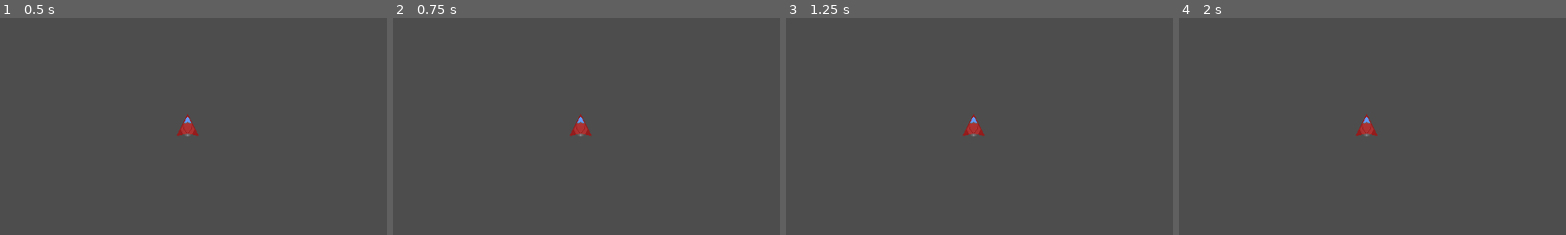
Above: before the commit, frames 1-4 (left to right).
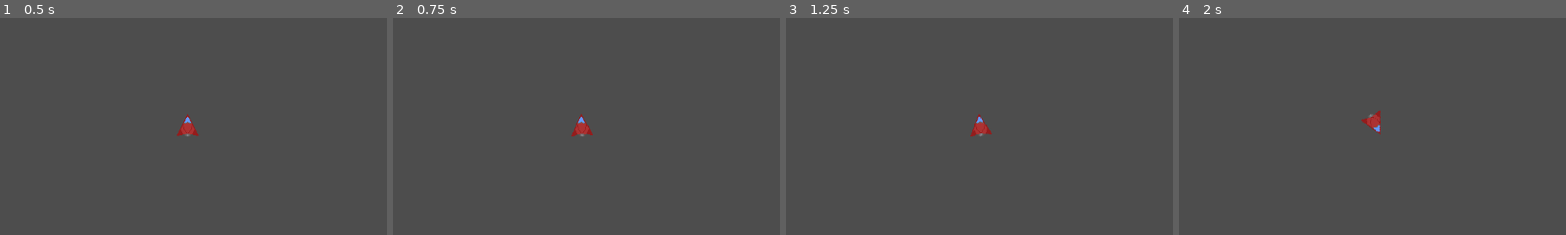
Above: after the commit, the same moments.

Repository: Dcarreon/prototype-air-ride
Game: Godot game, scene res://scenes/game.tscn
Two runs of this game, one before a commit and one after it. Both use one fixed random seed, a clock stepped at 60 frames per second and the inputs below. Before the commit the project has no main scene; this scene is started directly in both runs.
Inputs (mouse positions are % of the whole screen's width and height, from its top left):
- Up to frame 1 (0.5 s): no input
- Up to frame 2 (0.75 s): tap Enter at 0.5 s; move the mouse to (72, 45) at 0.52 s; hold Up (ui_up) from 0.53 s (still down)
- Up to frame 3 (1.25 s): keep holding Up (ui_up)
- Up to frame 4 (2 s): move the mouse to (30, 55) at 1.27 s; release Up (ui_up) at 1.28 s
The pictures show only the part of the screen within x 26-76%, y 25-75%; the shares and areas given below are measured in that part.

Frame 1 is identical in both runs. In frame 2, 0.1% of the frame differs, in the area x 45-52%, y 44-55%; in frame 3, 0.4%; in frame 4, 0.5%, in the area x 45-53%, y 42-55%.

Commit message:
Implemented basic character movement

Diff:
--- a/project.godot
+++ b/project.godot
@@ -11,6 +11,7 @@
 [application]
 
 config/name="Prototype-Air-Ride"
+run/main_scene="res://scenes/game.tscn"
 config/features=PackedStringArray("4.3", "GL Compatibility")
 config/icon="res://icon.svg"
 
--- a/scenes/player_jet.tscn
+++ b/scenes/player_jet.tscn
@@ -1,5 +1,6 @@
-[gd_scene load_steps=4 format=3 uid="uid://dsu6ivcfry3rw"]
+[gd_scene load_steps=5 format=3 uid="uid://dsu6ivcfry3rw"]
 
+[ext_resource type="Script" path="res://scripts/player_jet.gd" id="1_513h0"]
 [ext_resource type="Texture2D" uid="uid://c0wi3c7i87d4x" path="res://assets/racejet-Sheet.png" id="1_c0hbl"]
 
 [sub_resource type="AtlasTexture" id="AtlasTexture_yaa7b"]
@@ -23,11 +24,12 @@
 }]
 
 [node name="PlayerJet" type="CharacterBody2D"]
+script = ExtResource("1_513h0")
 
 [node name="AnimatedSprite2D" type="AnimatedSprite2D" parent="."]
 sprite_frames = SubResource("SpriteFrames_ywvv4")
 animation = &"idle"
-frame_progress = 0.646763
+frame_progress = 0.152708
 
 [node name="CollisionPolygon2D" type="CollisionPolygon2D" parent="."]
 polygon = PackedVector2Array(-16, 16, 0, -16, 0, -16, 16, 16, 0, 13)
--- /dev/null
+++ b/scripts/player_jet.gd
@@ -0,0 +1,15 @@
+extends CharacterBody2D
+
+@onready var sprite: AnimatedSprite2D = $AnimatedSprite2D
+@onready var collision: CollisionPolygon2D = $CollisionPolygon2D
+
+func _physics_process(delta: float) -> void:
+	var angle := global_position.angle_to_point(get_global_mouse_position())
+	var last_global_rotation := global_rotation
+	global_rotation = lerp_angle(last_global_rotation, angle, .05)
+
+	if Input.is_action_pressed("ui_up"):
+		var direction := global_position.direction_to(get_local_mouse_position())
+		velocity = velocity.move_toward(direction * 300, 100 * delta)
+
+	move_and_slide()
